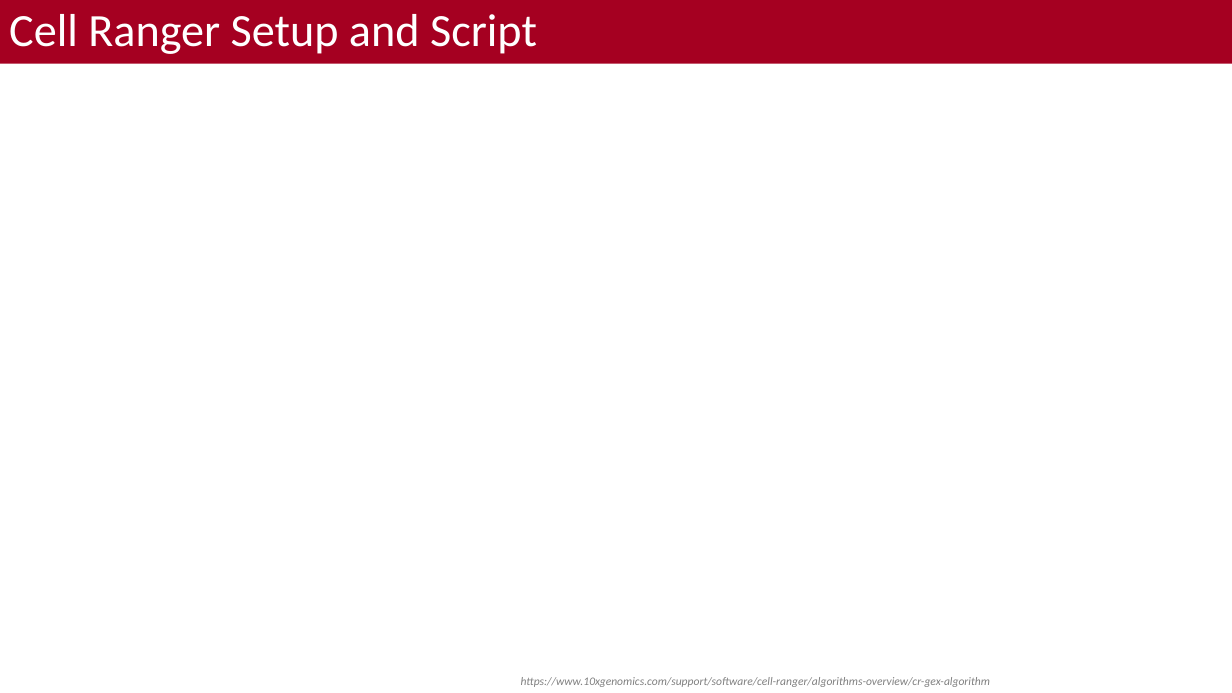
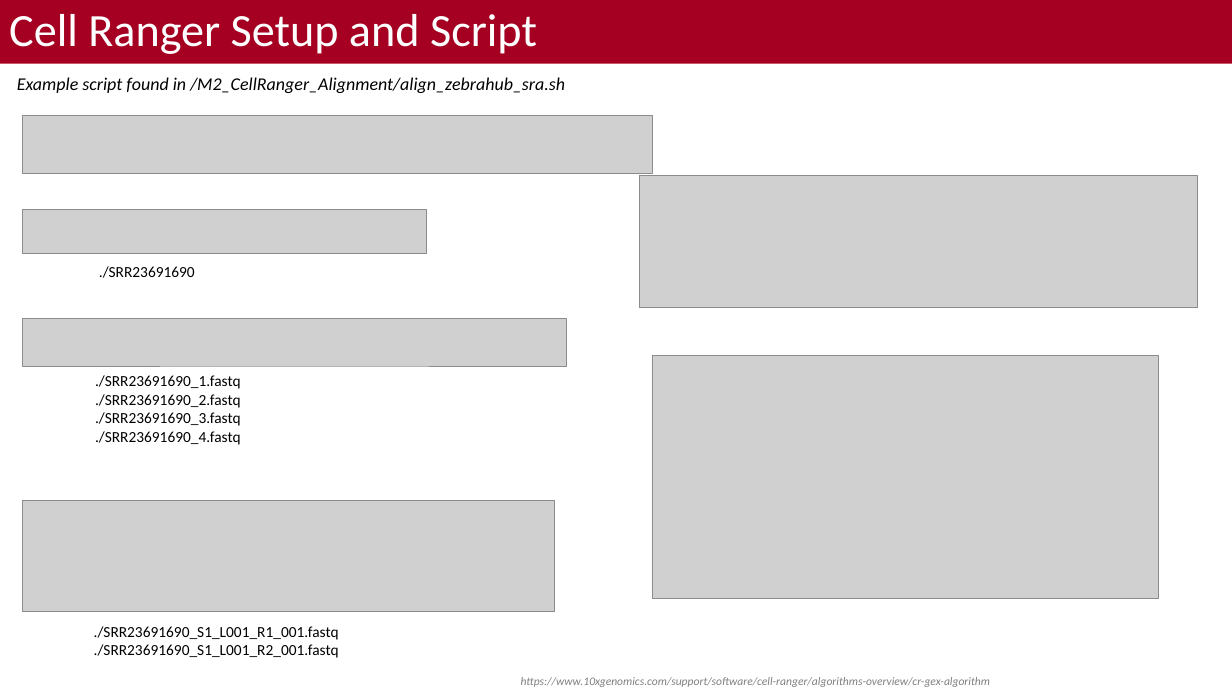
Before and after one commit to bacorli2/scrna_workshop, a slide deck: slide 8 of M2_CellRanger_Alignment/M2_CellRanger.pptx (slide 9 before the commit). Drawn at 1232x693 pixels with LibreOffice and Linux fonts; fonts in the diff are those of the drawing; grey boxes stand for pictures; background and template pictures are left out. Boxes give left, top, right and bottom in pixels: in the first picture for what was removed or moved away, otherwise in the second. Text is boxed around its words. In the diff, an @@ line names an element or a change of style, - is before the commit and + after.

```diff
--- a/M2_CellRanger_Alignment/M2_CellRanger.pptx
+++ b/M2_CellRanger_Alignment/M2_CellRanger.pptx
@@ text added at box(17, 77, 565, 93), 14 pt, text #000000, italic @@
+Example script found in /M2_CellRanger_Alignment/align_zebrahub_sra.sh
@@ picture added at box(22, 116, 652, 174) @@
@@ picture added at box(640, 176, 1198, 308) @@
@@ picture added at box(22, 210, 427, 254) @@
@@ text added at box(99, 266, 195, 278), 12 pt, text #000000 @@
+./SRR23691690
@@ picture added at box(22, 319, 567, 366) @@
@@ picture added at box(653, 356, 1159, 598) @@
@@ text added at box(95, 375, 241, 445), 12 pt, text #000000 @@
+./SRR23691690_1.fastq
+./SRR23691690_2.fastq
+./SRR23691690_3.fastq
+./SRR23691690_4.fastq
@@ picture added at box(22, 501, 555, 612) @@
@@ text added at box(94, 626, 339, 658), 12 pt, text #000000 @@
+./SRR23691690_S1_L001_R1_001.fastq
+./SRR23691690_S1_L001_R2_001.fastq
```
Also in this commit, not shown: 5 other slides changed, 2 other files.
